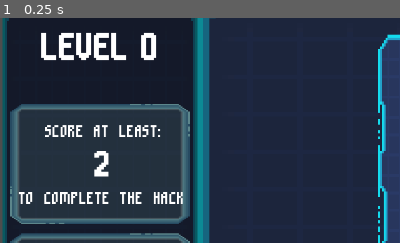
Above: before the commit, frame 1.
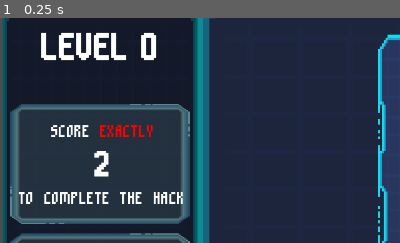
Above: after the commit, the same moment.

Repository: hd2802/stack-demon
Game: Godot game, scene res://_Scenes/level.tscn
The game is run twice, just before and just after one commit, with the same random seed, the same clock (stepped at 60 frames per second) and the same inputs.
Inputs:
- Up to frame 1 (0.25 s): no input
The pictures show only the part of the screen within x 0-50%, y 3-53%; the shares and areas given below are measured in that part.

The runs differ from the first frame. In frame 1, 1.0% of the frame differs, in the area x 11-40%, y 47-53%.

Commit message:
feat: add exact/at least target label and feature

Diff:
--- a/CustomResources/level_data.gd
+++ b/CustomResources/level_data.gd
@@ -3,5 +3,5 @@
 
 @export var level_number : int = 0
 @export var hand : Array[String] = []
-@export var start_stack : Array[String] = []
-@export var target_state : Array[String] = []
+@export var target_value : int
+@export var exact_target : bool
--- a/Resources/Levels/test_level.tres
+++ /dev/null
@@ -1,9 +0,0 @@
-[gd_resource type="Resource" script_class="LevelDataResource" load_steps=2 format=3 uid="uid://bwq7yp22tewqv"]
-
-[ext_resource type="Script" path="res://CustomResources/level_data.gd" id="1_yhl43"]
-
-[resource]
-script = ExtResource("1_yhl43")
-hand = Array[String](["2", "+"])
-start_stack = Array[String](["3"])
-target_state = Array[String](["5"])
--- a/Resources/Levels/zero.tres
+++ b/Resources/Levels/zero.tres
@@ -6,5 +6,5 @@
 script = ExtResource("1_kxahu")
 level_number = 0
 hand = Array[String](["two"])
-start_stack = Array[String]([])
-target_state = Array[String](["2"])
+target_value = 2
+exact_target = true
--- a/_Scenes/level.tscn
+++ b/_Scenes/level.tscn
@@ -176,15 +176,13 @@
 theme = ExtResource("5_bsc3n")
 script = ExtResource("8_a82j4")
 
-[node name="TargetLabel" type="Label" parent="."]
-offset_left = 72.0
-offset_top = 173.0
-offset_right = 256.0
-offset_bottom = 227.0
-theme = ExtResource("7_5tmqg")
-text = "SCORE AT LEAST:"
-horizontal_alignment = 1
-vertical_alignment = 1
+[node name="TargetLabelRich" type="RichTextLabel" parent="."]
+offset_left = 50.0
+offset_top = 179.0
+offset_right = 280.0
+offset_bottom = 233.0
+theme = ExtResource("7_5tmqg")
+bbcode_enabled = true
 
 [node name="TargetLabel2" type="Label" parent="."]
 offset_left = 30.0
--- a/_Scripts/Level/level.gd
+++ b/_Scripts/Level/level.gd
@@ -19,7 +19,6 @@
 
 	# Stack initialisation
 	stack_node = self.get_node("Stack")
-	stack_node.initialise_stack(level_data.start_stack)
 
 	# Hand initialisation
 	hand_node = self.get_node("Hand")
@@ -27,14 +26,22 @@
 
 	# Target initialisation
 	target_node = self.get_node("Target")
-	target_node.initialise_target(level_data.target_state)
+	target_node.initialise_target(level_data.target_value)
 
+	# Setting up the target label
+	var target_label = self.get_node("TargetLabelRich")
+	if level_data.exact_target:
+		target_label.text = "[center]SCORE [color=red]EXACTLY[/color][/center]"
+	else:
+		target_label.text = "[center]SCORE [color=red]AT LEAST[/color][/center]"
+
+	# Setting up the Move Counter
 	move_node = self.get_node("Moves")
 	move_node.initialise_move_counter()
+
 
 func _process(delta: float) -> void:
 	pass
 
-
 func _on_hand_move() -> void:
 	move_node.decrement_move_counter()
--- a/_Scripts/Stack/stack.gd
+++ b/_Scripts/Stack/stack.gd
@@ -24,16 +24,6 @@
 	stack_third = stack_second
 	stack_second = stack_top
 	stack_top = value_to_push
-
-	#var sep_label : Label = Label.new()
-	#sep_label.text = "----------"
-	#sep_label.set_horizontal_alignment(HORIZONTAL_ALIGNMENT_CENTER)
-	#self.add_child(sep_label)
-	#self.move_child(sep_label, 0)
-
-func initialise_stack(array : Array[String]):
-	for a in array:
-		push(a)
 
 func _on_card_played(card: Card):
 	push(card.card_data.text)
--- a/_Scripts/Target/target.gd
+++ b/_Scripts/Target/target.gd
@@ -4,9 +4,9 @@
 func ready() -> void:
 	pass
 
-func initialise_target(target : Array[String]):
+func initialise_target(target : int):
 	var label : Label = Label.new()
-	label.text = target[0]
+	label.text = str(target)
 	label.set_horizontal_alignment(HORIZONTAL_ALIGNMENT_CENTER)
 	label.set_vertical_alignment(VERTICAL_ALIGNMENT_CENTER)
 
